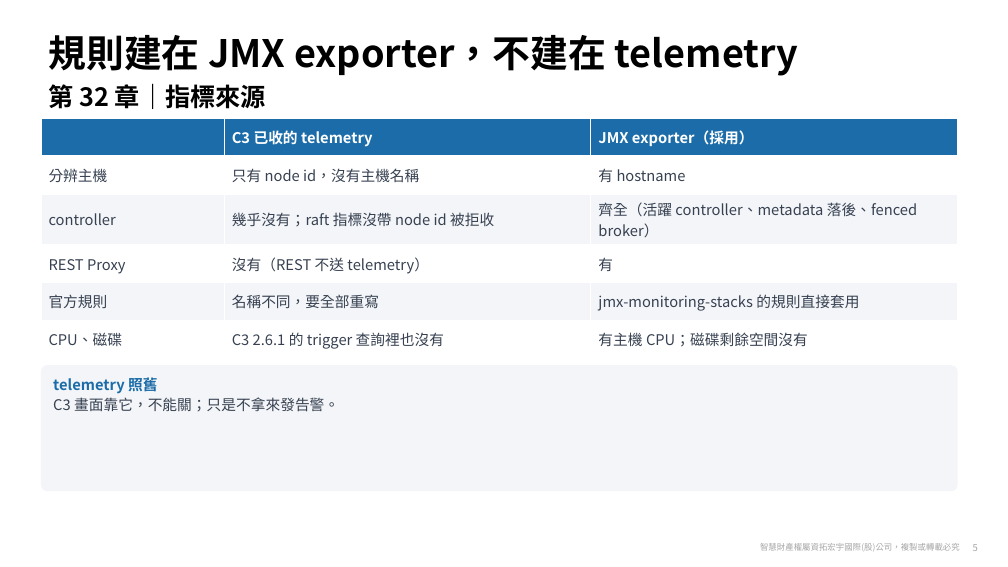
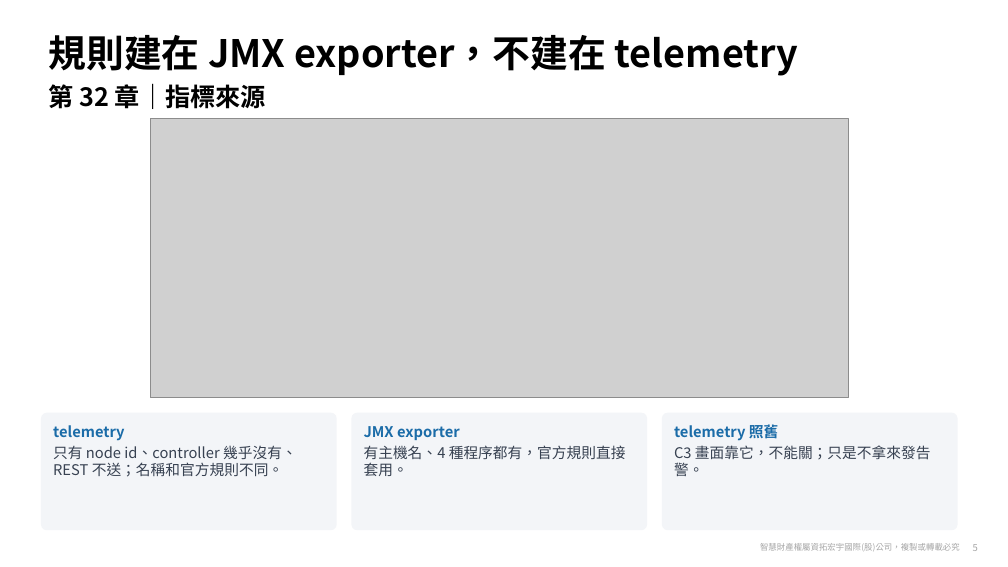
Before and after one commit to zxc81906119/kafka_install_ops, a slide deck: slide 5 of docs/Confluent-第32章-告警方案.pptx. Drawn at 1008x567 pixels with LibreOffice and Linux fonts; fonts in the diff are those of the drawing; grey boxes stand for pictures; background and template pictures are left out. Boxes give left, top, right and bottom in pixels: in the first picture for what was removed or moved away, otherwise in the second. Text is boxed around its words. In the diff, an @@ line names an element or a change of style, - is before the commit and + after.

```diff
--- a/docs/Confluent-第32章-告警方案.pptx
+++ b/docs/Confluent-第32章-告警方案.pptx
@@ table removed at <box>41,119,957,353</box>, 6 rows, 3 columns @@
- | C3 已收的 telemetry | JMX exporter（採用）
-分辨主機 | 只有 node id，沒有主機名稱 | 有 hostname
-controller | 幾乎沒有；raft 指標沒帶 node id 被拒收 | 齊全（活躍 controller、metadata 落後、fenced broker）
-REST Proxy | 沒有（REST 不送 telemetry） | 有
-官方規則 | 名稱不同，要全部重寫 | jmx-monitoring-stacks 的規則直接套用
-CPU、磁碟 | C3 2.6.1 的 trigger 查詢裡也沒有 | 有主機 CPU；磁碟剩餘空間沒有
@@ picture added at <box>150,119,849,398</box> @@
@@ rounded rectangle added at <box>41,413,337,531</box>, fill #F3F5F8, 14 pt, text #374151 @@
+telemetry
+只有 node id、controller 幾乎沒有、REST 不送；名稱和官方規則不同。
@@ rounded rectangle added at <box>352,413,647,531</box>, fill #F3F5F8, 14 pt, text #374151 @@
+JMX exporter
+有主機名、4 種程序都有，官方規則直接套用。
@@ rounded rectangle "telemetry 照舊": place and size @@
-rounded rectangle "telemetry 照舊" at <box>41,365,957,492</box>
+rounded rectangle "telemetry 照舊" at <box>662,413,957,531</box>
```
Also in this commit, not shown: 15 other slides changed, 14 slides added, 7 other files.
